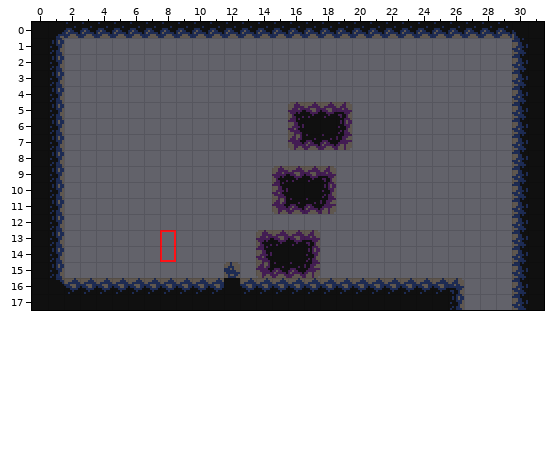
Level history. Tiled map: Assets/Tiles/Alex/Breakable Test.tmx. That is the earlier state.
Cells are 8x8 px. Shown: x 0..31, y 0..17. Tiles whose own drawing changed are shown in their newer look in all pictures.
After:
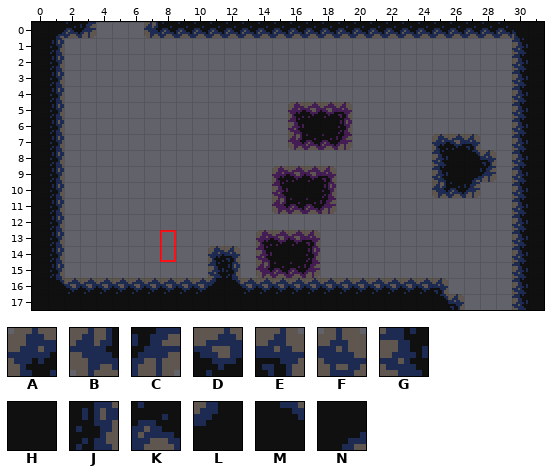
Key: from "Breakable": A 0, B 6, C 8; from "Rocks": D 1, E 2, F 4, G 6, H 7, J 8, K 13, L 22, M 23, N 29.
_ is an empty cell.
Change:
Layer "Ground":
y 0: x 3..7 KKKKK -> C___B
y 7: x 25..27 ___ -> ADE
y 8: x 25..28 ____ -> GHME
y 9: x 25..28 ____ -> GHNC
y 10: x 25..27 ___ -> BKC
y 14: x 11..12 __ -> AE
y 15: x 11..12 _F -> GJ
y 16: x 11..12 DH -> LM; x 25..26 DE -> E_
y 17: x 25..26 HJ -> ME
